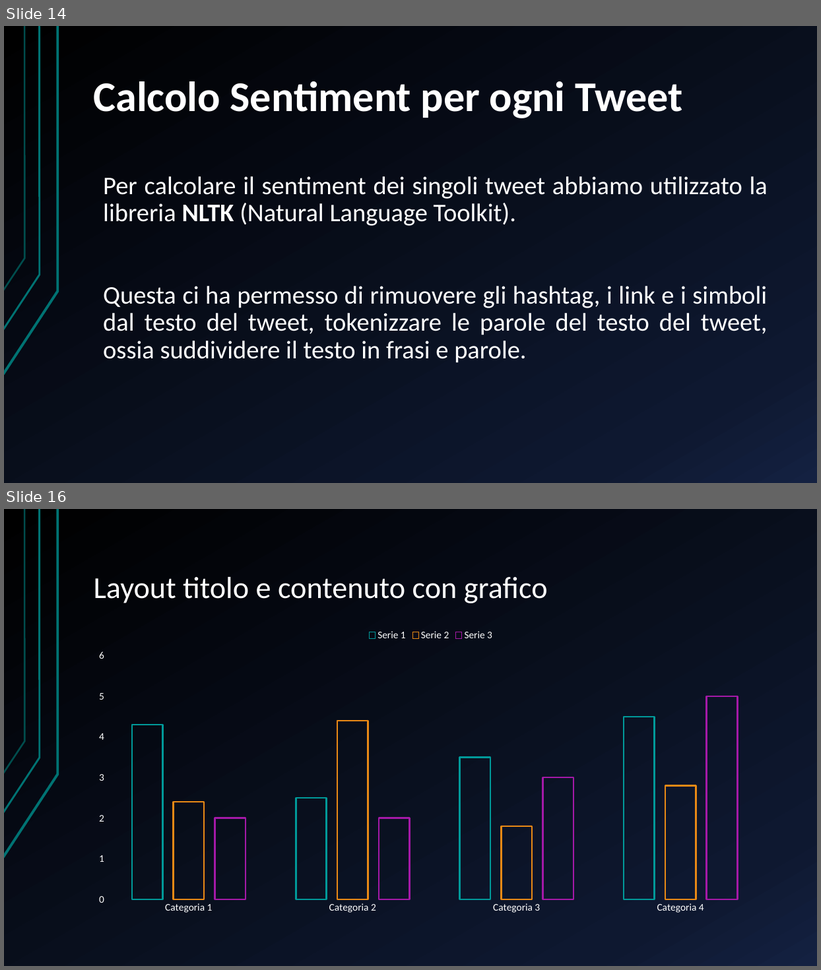
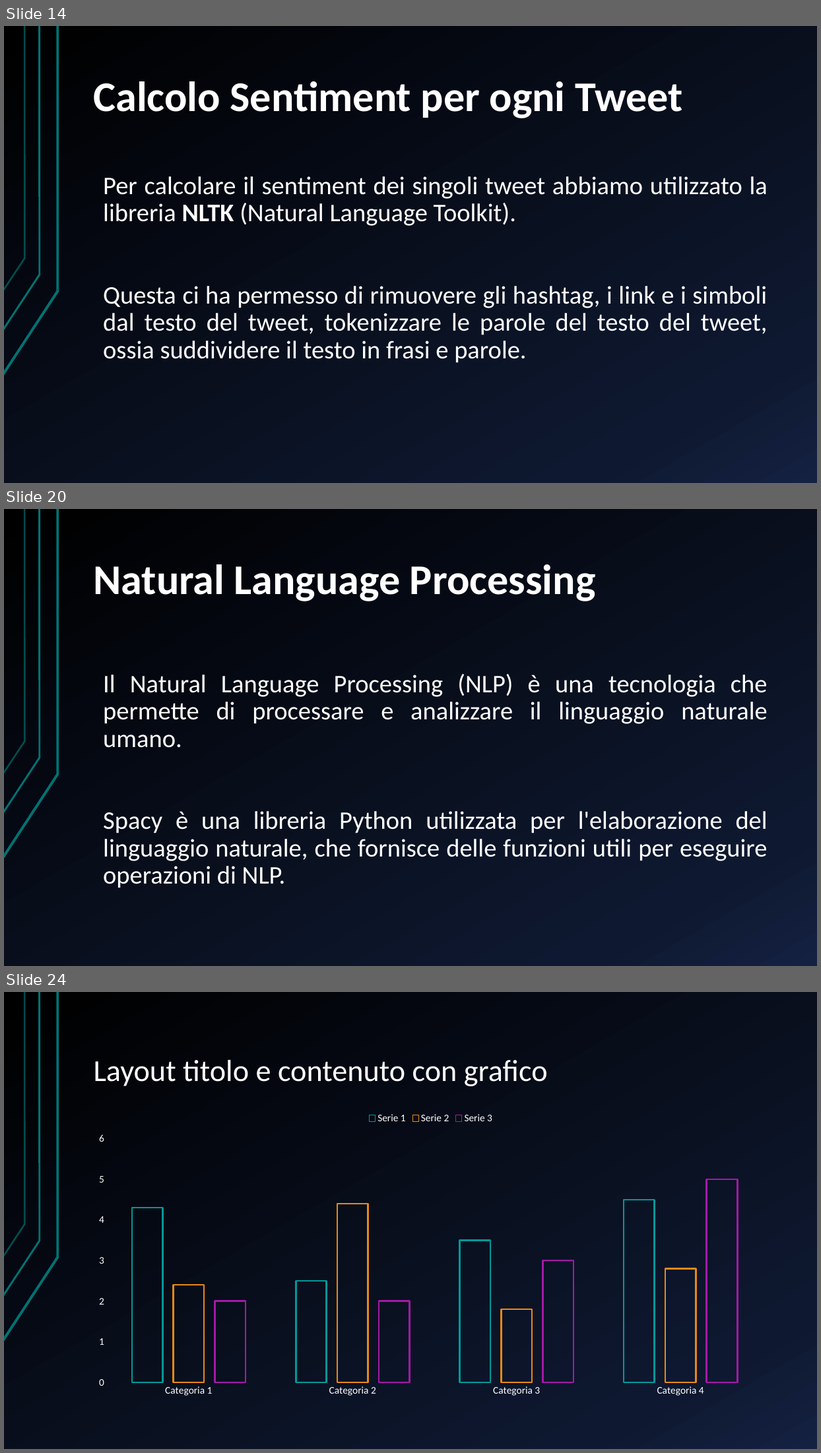
Before and after one commit to DanieleCampopiano/Semantic-Intelligence, a slide deck: Presentazione/Presentazione Progetto.pptx. Shown one above the other, each under a label of ours: slides 14 and 16 before the commit, slides 14, 20 and 24 after it; the slides between them are not shown. The pictures are 821x970 and 821x1453 pixels, drawn with LibreOffice and Linux fonts; fonts in the diff are those of the drawing. Boxes give left, top, right and bottom in pixels: in the first picture for what was removed or moved away, otherwise in the second. Text is boxed around its words. In the diff, an @@ line names an element or a change of style, - is before the commit and + after.

```diff
--- a/Presentazione/Presentazione Progetto.pptx
+++ b/Presentazione/Presentazione Progetto.pptx
@@ slide 20 added at [4, 509, 817, 966], background gradient #000000 to #0F1931 to #142242; not listed: 3 template elements that a slide beside it also shows @@
@@ title added at [94, 564, 596, 601], 50 pt, text #FFFFFF, bold @@
+Natural Language Processing
@@ text added at [103, 674, 768, 889], 30 pt, text #FFFFFF @@
+Il Natural Language Processing (NLP) è una tecnologia che permette di processare e analizzare il linguaggio naturale umano.
+Spacy è una libreria Python utilizzata per l'elaborazione del linguaggio naturale, che fornisce delle funzioni utili per eseguire operazioni di NLP.
@@ what was slide 16 is now slide 24 @@
```
Also in this commit, not shown: 1 slide changed, 7 other slides added, 4 other files.
